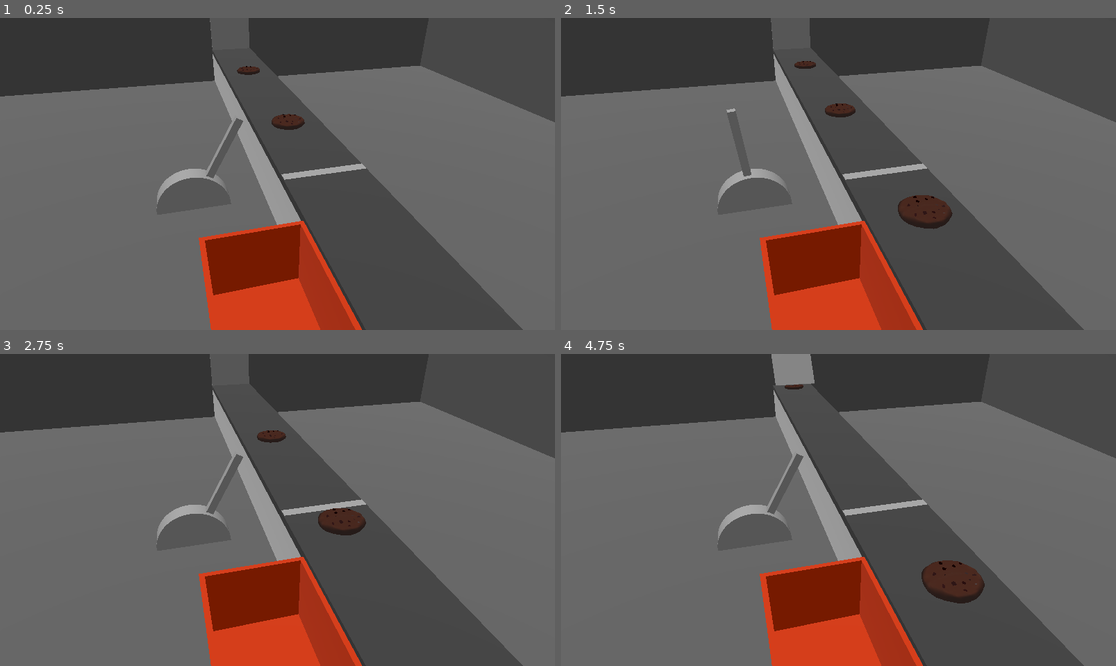
Above: before the commit, frames 1-4 (two rows, left to right).
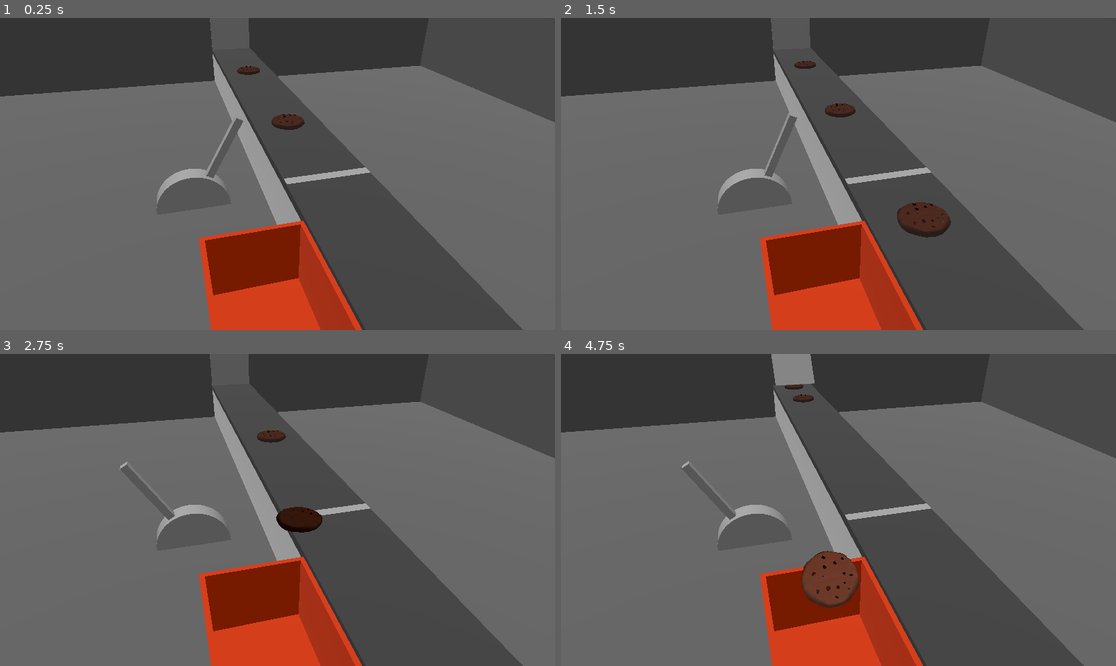
Above: after the commit, the same moments.

Repository: CrankGameDev/deadly-biscuits
Game: Godot game, scene res://game.tscn
Same seed, same stepped clock (60 frames per second), same inputs: the game is played once before the commit and once after it.
Inputs (mouse positions are in pixels of both pictures, inside the frame that each line leads up to):
- Up to frame 1 (0.25 s): no input
- Up to frame 2 (1.5 s): tap Enter (ui_accept) at 0.5, 1.35 s; move the mouse to (960, 158) at 0.52 s; hold Enter (ui_accept) 0.53-1.28 s; click (960, 158) at 0.67 s; move the mouse to (727, 189) at 1.27 s; click (727, 189) at 1.42 s
- Up to frame 3 (2.75 s): tap Enter (ui_accept) at 1.52, 1.82 s; move the mouse to (333, 441) at 2.02 s; hold Enter (ui_accept) from 2.03 s (still down); click (333, 441) at 2.17 s
- Up to frame 4 (4.75 s): move the mouse to (810, 572) at 2.77 s; release Enter (ui_accept) at 2.78 s; tap Enter (ui_accept) at 2.85, 3.02, 3.32, 4.35, 4.52 s; click (810, 572) at 2.92 s; move the mouse to (1005, 556) at 3.52 s; hold Enter (ui_accept) 3.53-4.28 s; click (1005, 556) at 3.67 s; move the mouse to (672, 463) at 4.27 s; click (672, 463) at 4.42 s

The runs differ from the first frame. In frame 1, 0.4% of the frame differs, in the area x 50-67%, y 46-54%; in frame 2, 1.3%; in frame 3, 1.5%; in frame 4, 3.4%, in the area x 21-77%, y 5-82%.

Commit message:
Added click interaction to toggle the lever

Diff:
--- a/conveyor_pathing.gd
+++ b/conveyor_pathing.gd
@@ -43,5 +43,9 @@
 func _unhandled_input(event: InputEvent) -> void:
 	# TODO: Temporary control
 	if event.is_action_pressed("ui_accept"):
+		toggle_rejection()
+
+
+func toggle_rejection() -> void:
 		reject_product = !reject_product
 		changed.emit(reject_product)
--- a/game.tscn
+++ b/game.tscn
@@ -48,14 +48,14 @@
 
 [sub_resource type="Curve3D" id="Curve3D_pqt5l"]
 _data = {
-"points": PackedVector3Array(0, 0, 0, 0, 0, 0, 1, 1, 0, -4.4, 0, 0, 4.4, 0, 0, 7, 1.1, 0),
+"points": PackedVector3Array(0, 0, 0, 0, 0, 0, 1, 0.95, 0, -4.4, 0, 0, 4.4, 0, 0, 7, 0.95, 0),
 "tilts": PackedFloat32Array(0, 0)
 }
 point_count = 2
 
 [sub_resource type="Curve3D" id="Curve3D_choak"]
 _data = {
-"points": PackedVector3Array(0, 0, 0, 0, 0, 0, 1, 1, 0, -0.4, 0, -0.2, 0.4, 0, 0.2, 1.7, 1, 0.8, -0.2, 0.2, 0, 0.2, -0.2, 0, 2.2, 0.8, 0.9),
+"points": PackedVector3Array(0, 0, 0, 0, 0, 0, 1, 0.95, 0, -0.4, 0, -0.2, 0.4, 0, 0.2, 1.7, 1, 0.8, -0.2, 0.2, 0, 0.2, -0.2, 0, 2.2, 0.8, 0.9),
 "tilts": PackedFloat32Array(0, 0, 0)
 }
 point_count = 3
@@ -68,6 +68,9 @@
 
 [sub_resource type="CylinderMesh" id="CylinderMesh_choak"]
 height = 0.25
+
+[sub_resource type="BoxShape3D" id="BoxShape3D_feb5d"]
+size = Vector3(0.2, 1.4, 1.4)
 
 [sub_resource type="BoxMesh" id="BoxMesh_x0m8b"]
 size = Vector3(0.1, 1, 0.1)
@@ -102,7 +105,7 @@
 skeleton = NodePath("../..")
 
 [node name="PathMarker" type="MeshInstance3D" parent="ConveyerBody"]
-transform = Transform3D(1, 0, 0, 0, 1, 0, 0, 0, 1, 1, 0.46, 0)
+transform = Transform3D(1, 0, 0, 0, 1, 0, 0, 0, 1, 1.1, 0.46, 0)
 mesh = SubResource("PlaneMesh_yitki")
 
 [node name="RejectionBin" type="CSGCombiner3D" parent="."]
@@ -162,15 +165,23 @@
 angular_limit/lower = -0.0872665
 
 [node name="Lever" type="Node3D" parent="."]
-transform = Transform3D(1, 0, 0, 0, 1, 0, 0, 0, 1, 0, 0, 1)
+transform = Transform3D(1, 0, 0, 0, 1, 0, 0, 0, 1, 0, 0, 1.5)
 script = ExtResource("3_7jktm")
 
 [node name="BaseMesh" type="MeshInstance3D" parent="Lever"]
-transform = Transform3D(-4.37114e-08, 1, 0, -1, -4.37114e-08, 0, 0, 0, 1, 0, 0, 0.5)
+transform = Transform3D(-4.37114e-08, 1, 0, -1, -4.37114e-08, 0, 0, 0, 1, 0, 0, 0)
 mesh = SubResource("CylinderMesh_choak")
 
+[node name="ClickableArea" type="Area3D" parent="Lever"]
+collision_mask = 0
+monitoring = false
+monitorable = false
+
+[node name="Shape" type="CollisionShape3D" parent="Lever/ClickableArea"]
+transform = Transform3D(1, 0, 0, 0, 1, 0, 0, 0, 1, 2.98023e-08, 0.7, 0)
+shape = SubResource("BoxShape3D_feb5d")
+
 [node name="Handle" type="Node3D" parent="Lever"]
-transform = Transform3D(1, 0, 0, 0, 1, 0, 0, 0, 1, 0, 0, 0.5)
 
 [node name="Mesh" type="MeshInstance3D" parent="Lever/Handle"]
 transform = Transform3D(1, 0, 0, 0, 1, 0, 0, 0, 1, 0, 0.9, 0)
@@ -178,3 +189,4 @@
 skeleton = NodePath("../..")
 
 [connection signal="changed" from="ConveyorPathing" to="Lever" method="_on_conveyor_pathing_changed"]
+[connection signal="input_event" from="Lever/ClickableArea" to="Lever" method="_on_clickable_area_input_event"]
--- a/lever.gd
+++ b/lever.gd
@@ -21,3 +21,8 @@
 	else:
 		tween = create_tween()
 		tween.tween_property(handle, "rotation:x", HANDLE_ACCEPT_POSITION, 0.25).set_ease(Tween.EASE_IN_OUT).set_trans(Tween.TRANS_CUBIC)
+
+
+func _on_clickable_area_input_event(_camera: Node, event: InputEvent, _event_position: Vector3, _normal: Vector3, _shape_idx: int) -> void:
+	if event is InputEventMouseButton and event.pressed:
+		conveyor_pathing.toggle_rejection()
Not shown: 1 places in game.tscn that only renumber resources
